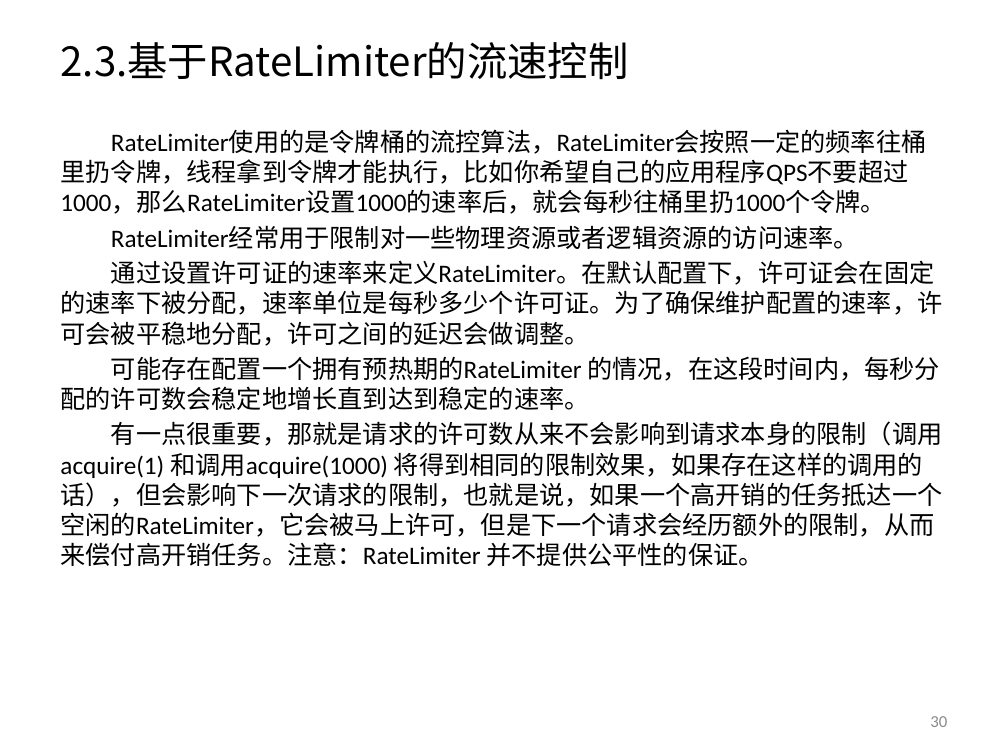
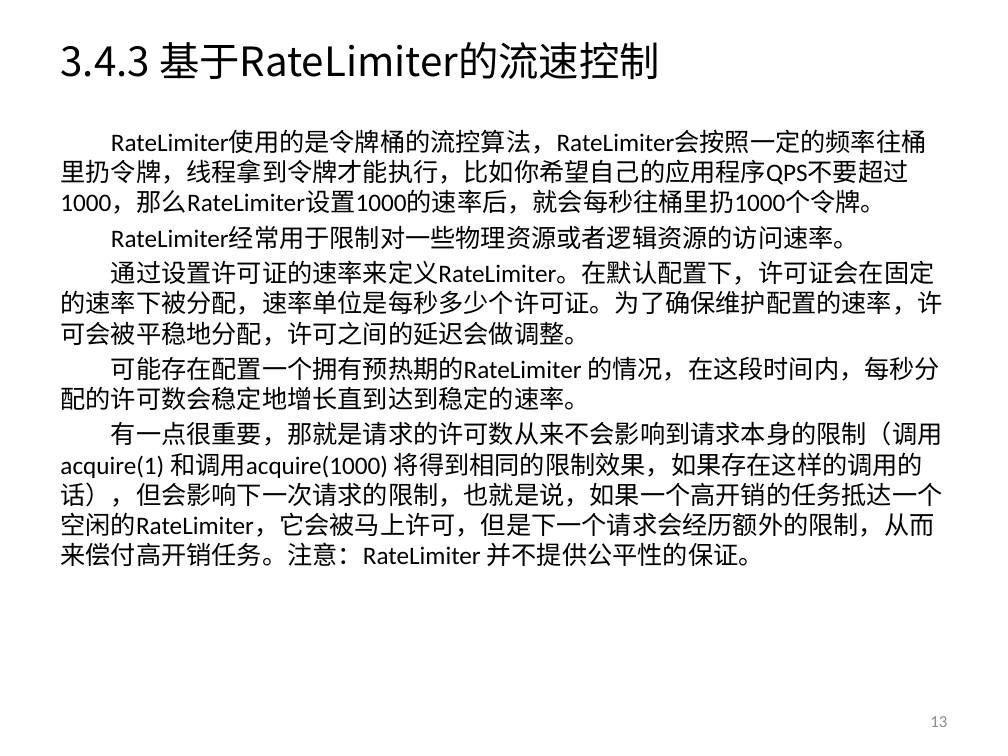
Before and after one commit to yessur3808/neural, a slide deck: slide 13 of docs/Neural_设计方案_V1.3.pptx (slide 30 before the commit). Drawn at 1008x756 pixels with LibreOffice and Linux fonts; fonts in the diff are those of the drawing. Boxes give left, top, right and bottom in pixels: in the first picture for what was removed or moved away, otherwise in the second. Text is boxed around its words. In the diff, an @@ line names an element or a change of style, - is before the commit and + after.

```diff
--- a/docs/Neural_设计方案_V1.3.pptx
+++ b/docs/Neural_设计方案_V1.3.pptx
@@ title at <box>60,42,660,80</box>: text changed @@
-2.3.基于RateLimiter的流速控制
+3.4.3 基于RateLimiter的流速控制
@@ page number at <box>930,716,947,727</box>: text changed @@
-30
+13
```
Also in this commit, not shown: 16 other slides changed, 2 slides added, 15 slides removed.
